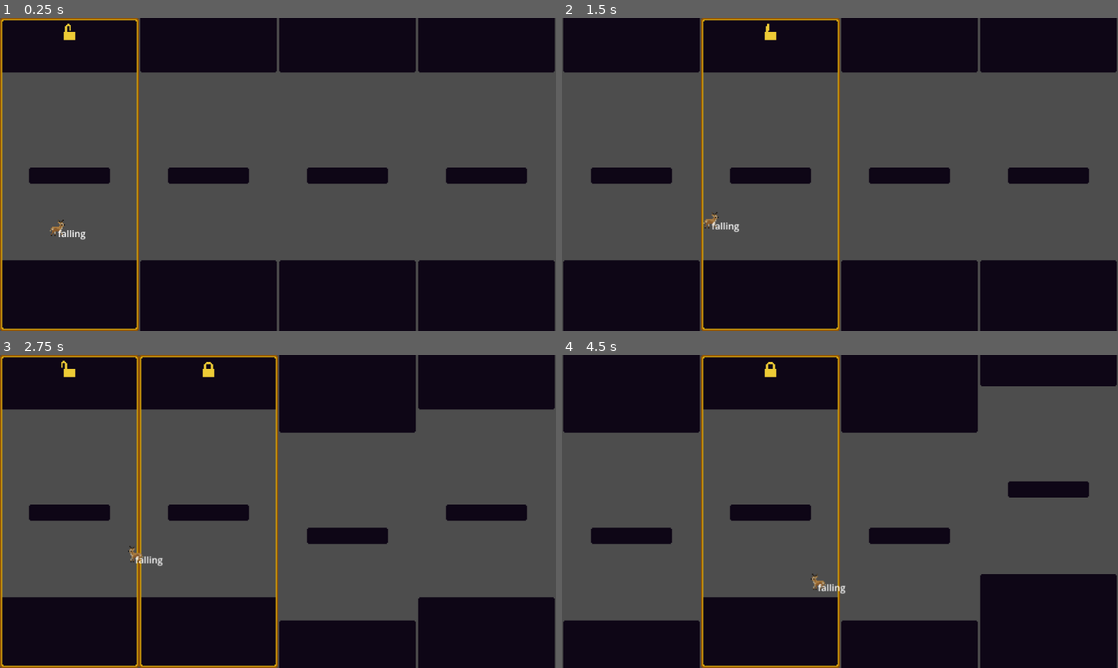
Above: before the commit, frames 1-4 (two rows, left to right).
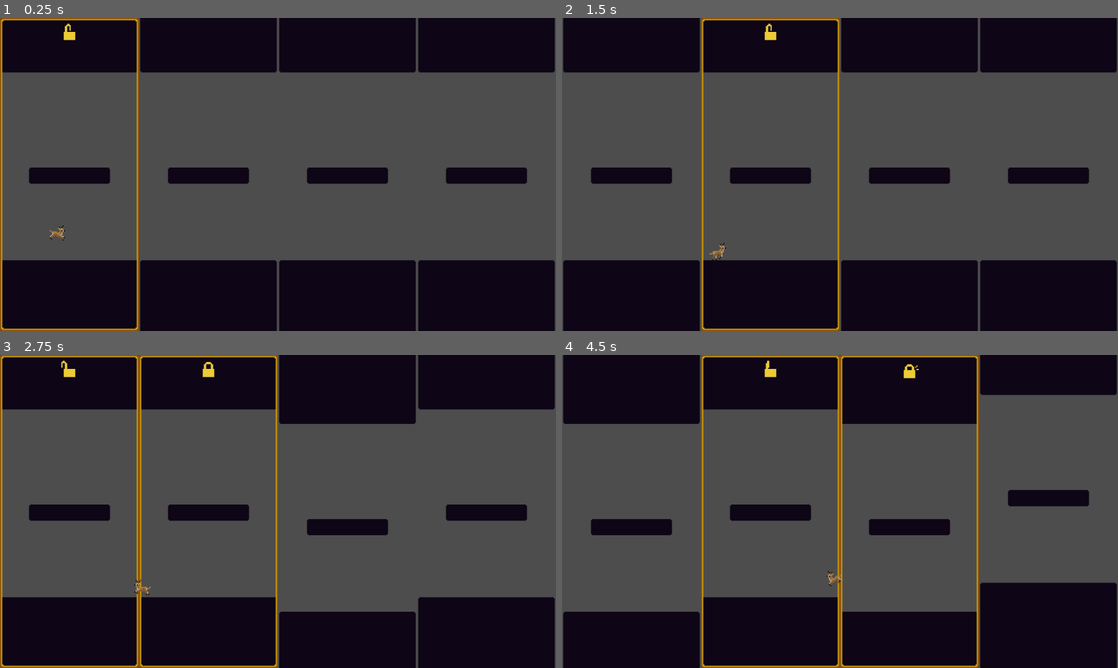
Above: after the commit, the same moments.

Repository: Cheatcode-to-Joy/Tody
Game: Godot game, scene res://scenes/levels/base_level.tscn
Same seed, same stepped clock (60 frames per second), same inputs: the game is played once before the commit and once after it. This scene is started directly instead of the project's main scene.
Inputs (mouse positions are in pixels of both pictures, inside the frame that each line leads up to):
- Up to frame 1 (0.25 s): no input
- Up to frame 2 (1.5 s): move the mouse to (628, 174) at 0.52 s; hold Space (jump) 0.53-1.28 s; hold D (move_right) from 0.53 s (still down); click (628, 174) at 0.67 s; move the mouse to (773, 174) at 1.27 s; tap Mouse wheel down (scroll_down) at 1.35 s; click (773, 174) at 1.42 s
- Up to frame 3 (2.75 s): tap Space (jump) at 1.52, 1.55, 1.82 s; move the mouse to (344, 511) at 2.02 s; release D (move_right) at 2.03 s; hold A (move_left) from 2.03 s (still down); hold Space (jump) from 2.03 s (still down); tap Mouse wheel up (scroll_up) at 2.1 s; click (344, 511) at 2.17 s
- Up to frame 4 (4.5 s): move the mouse to (1051, 511) at 2.77 s; release A (move_left) at 2.78 s; release Space (jump) at 2.78 s; hold D (move_right) 2.78-4.28 s; tap Space (jump) at 2.85, 3.02, 3.32 s; click (1051, 511) at 2.92 s; move the mouse to (1006, 558) at 3.52 s; hold Space (jump) 3.53-4.28 s; tap Mouse wheel down (scroll_down) at 3.6 s; move the mouse to (673, 464) at 4.27 s; hold A (move_left) from 4.28 s (still down); tap Mouse wheel up (scroll_up) at 4.35 s

The runs differ from the first frame. In frame 1, 0.2% of the frame differs, in the area x 8-16%, y 64-72%; in frame 2, 0.2%; in frame 3, 2.4%; in frame 4, 8.4%, in the area x 0-100%, y 0-100%.

Commit message:
more animations, blur fix

Diff:
--- a/scenes/levels/level_slice.gd
+++ b/scenes/levels/level_slice.gd
@@ -1,6 +1,6 @@
 extends Node2D
 
-const DEFAULT_SCROLL_SPEED = 40.0
+const DEFAULT_SCROLL_SPEED = 25.0
 var screen_height = 540
 
 @export var movable_space: Node2D
--- a/scenes/player/player_character.gd
+++ b/scenes/player/player_character.gd
@@ -6,9 +6,9 @@
 @export var tree: PlayerTree
 @export var state: PlayerState
 
-const RUN_SPEED = 10000.0
-const JUMP_STRENGTH = 200.0
-const GRAVITY_STRENGTH = 300.0
+const RUN_SPEED = 180.0
+const JUMP_STRENGTH = 260.0
+const GRAVITY_STRENGTH = 600.0
 
 @export var buffer_timer: Timer
 const BUFFER_TIME = 0.3
@@ -17,7 +17,7 @@
 const COYOTE_TIME = 0.3
 
 func _physics_process(delta: float) -> void:
-	velocity.x = (Input.get_action_strength("move_right") - Input.get_action_strength("move_left")) * delta * RUN_SPEED
+	velocity.x = (Input.get_action_strength("move_right") - Input.get_action_strength("move_left")) * RUN_SPEED
 	velocity.y += GRAVITY_STRENGTH * delta
 
 	tree.is_on_floor = is_on_floor()
--- a/scenes/player/player_character.tscn
+++ b/scenes/player/player_character.tscn
@@ -9,7 +9,7 @@
 
 [sub_resource type="AtlasTexture" id="AtlasTexture_s66ro"]
 atlas = ExtResource("2_e1j0t")
-region = Rect2(0, 0, 32, 32)
+region = Rect2(32, 0, 32, 32)
 
 [sub_resource type="AnimationNodeAnimation" id="AnimationNodeAnimation_e1j0t"]
 animation = &"falling"
@@ -128,22 +128,10 @@
 tracks/0/type = "value"
 tracks/0/imported = false
 tracks/0/enabled = true
-tracks/0/path = NodePath("../Label:text")
-tracks/0/interp = 1
-tracks/0/loop_wrap = true
-tracks/0/keys = {
-"times": PackedFloat32Array(0),
-"transitions": PackedFloat32Array(1),
-"update": 1,
-"values": ["text"]
-}
-tracks/1/type = "value"
-tracks/1/imported = false
-tracks/1/enabled = true
-tracks/1/path = NodePath("../PlayerSprite:texture:region")
-tracks/1/interp = 1
-tracks/1/loop_wrap = true
-tracks/1/keys = {
+tracks/0/path = NodePath("../PlayerSprite:texture:region")
+tracks/0/interp = 1
+tracks/0/loop_wrap = true
+tracks/0/keys = {
 "times": PackedFloat32Array(0),
 "transitions": PackedFloat32Array(1),
 "update": 0,
@@ -152,51 +140,38 @@
 
 [sub_resource type="Animation" id="Animation_fn450"]
 resource_name = "falling"
+length = 8.0
 loop_mode = 1
 tracks/0/type = "value"
 tracks/0/imported = false
 tracks/0/enabled = true
-tracks/0/path = NodePath("../Label:text")
-tracks/0/interp = 1
-tracks/0/loop_wrap = true
-tracks/0/keys = {
-"times": PackedFloat32Array(0, 1),
+tracks/0/path = NodePath("../PlayerSprite:texture:region")
+tracks/0/interp = 1
+tracks/0/loop_wrap = true
+tracks/0/keys = {
+"times": PackedFloat32Array(0, 0.3),
 "transitions": PackedFloat32Array(1, 1),
 "update": 1,
-"values": ["falling", "falling
-"]
+"values": [Rect2(128, 0, 32, 32), Rect2(160, 0, 32, 32)]
 }
 
 [sub_resource type="Animation" id="Animation_ifuus"]
 resource_name = "idle1"
-tracks/0/type = "value"
-tracks/0/imported = false
-tracks/0/enabled = true
-tracks/0/path = NodePath("../Label:text")
-tracks/0/interp = 1
-tracks/0/loop_wrap = true
-tracks/0/keys = {
-"times": PackedFloat32Array(0, 1),
-"transitions": PackedFloat32Array(1, 1),
-"update": 1,
-"values": ["idle1", "idle1
-"]
-}
 
 [sub_resource type="Animation" id="Animation_2h7np"]
 resource_name = "jumping"
-loop_mode = 1
-tracks/0/type = "value"
-tracks/0/imported = false
-tracks/0/enabled = true
-tracks/0/path = NodePath("../Label:text")
-tracks/0/interp = 1
-tracks/0/loop_wrap = true
-tracks/0/keys = {
-"times": PackedFloat32Array(0, 1),
+length = 8.0
+tracks/0/type = "value"
+tracks/0/imported = false
+tracks/0/enabled = true
+tracks/0/path = NodePath("../PlayerSprite:texture:region")
+tracks/0/interp = 1
+tracks/0/loop_wrap = true
+tracks/0/keys = {
+"times": PackedFloat32Array(0, 0.3),
 "transitions": PackedFloat32Array(1, 1),
 "update": 1,
-"values": ["jumping", "jumping"]
+"values": [Rect2(64, 0, 32, 32), Rect2(96, 0, 32, 32)]
 }
 
 [sub_resource type="Animation" id="Animation_n4nw3"]
@@ -205,22 +180,10 @@
 tracks/0/type = "value"
 tracks/0/imported = false
 tracks/0/enabled = true
-tracks/0/path = NodePath("../Label:text")
-tracks/0/interp = 1
-tracks/0/loop_wrap = true
-tracks/0/keys = {
-"times": PackedFloat32Array(0),
-"transitions": PackedFloat32Array(1),
-"update": 1,
-"values": [""]
-}
-tracks/1/type = "value"
-tracks/1/imported = false
-tracks/1/enabled = true
-tracks/1/path = NodePath("../PlayerSprite:texture:region")
-tracks/1/interp = 1
-tracks/1/loop_wrap = true
-tracks/1/keys = {
+tracks/0/path = NodePath("../PlayerSprite:texture:region")
+tracks/0/interp = 1
+tracks/0/loop_wrap = true
+tracks/0/keys = {
 "times": PackedFloat32Array(0, 0.20000005, 0.4000001, 0.6, 0.8000001),
 "transitions": PackedFloat32Array(1, 1, 1, 1, 1),
 "update": 1,
@@ -233,22 +196,10 @@
 tracks/0/type = "value"
 tracks/0/imported = false
 tracks/0/enabled = true
-tracks/0/path = NodePath("../Label:text")
-tracks/0/interp = 1
-tracks/0/loop_wrap = true
-tracks/0/keys = {
-"times": PackedFloat32Array(0, 1),
-"transitions": PackedFloat32Array(1, 1),
-"update": 1,
-"values": ["", ""]
-}
-tracks/1/type = "value"
-tracks/1/imported = false
-tracks/1/enabled = true
-tracks/1/path = NodePath("../PlayerSprite:texture:region")
-tracks/1/interp = 1
-tracks/1/loop_wrap = true
-tracks/1/keys = {
+tracks/0/path = NodePath("../PlayerSprite:texture:region")
+tracks/0/interp = 1
+tracks/0/loop_wrap = true
+tracks/0/keys = {
 "times": PackedFloat32Array(0, 0.5, 1),
 "transitions": PackedFloat32Array(1, 1, 1),
 "update": 1,
@@ -302,10 +253,6 @@
 [node name="CoyoteTimer" type="Timer" parent="." unique_id=34056453]
 one_shot = true
 
-[node name="Label" type="Label" parent="." unique_id=432235391]
-offset_right = 40.0
-offset_bottom = 23.0
-
 [connection signal="player_hstate_changed" from="PlayerState" to="." method="_on_state_hstate_changed"]
 [connection signal="player_orientation_changed" from="PlayerState" to="." method="_on_state_orientation_changed"]
 [connection signal="player_vstate_changed" from="PlayerState" to="." method="_on_state_vstate_changed"]
Binary file changed: assets/player/player_sprite_sheet.ase
Binary file changed: assets/player/player_sprite_sheet.png
